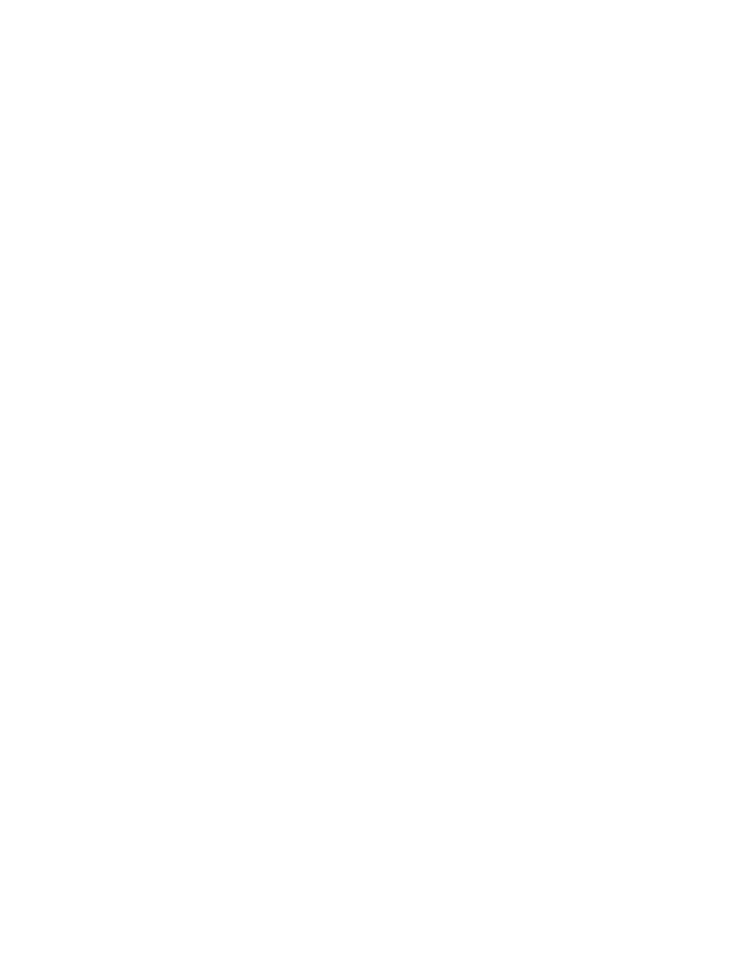
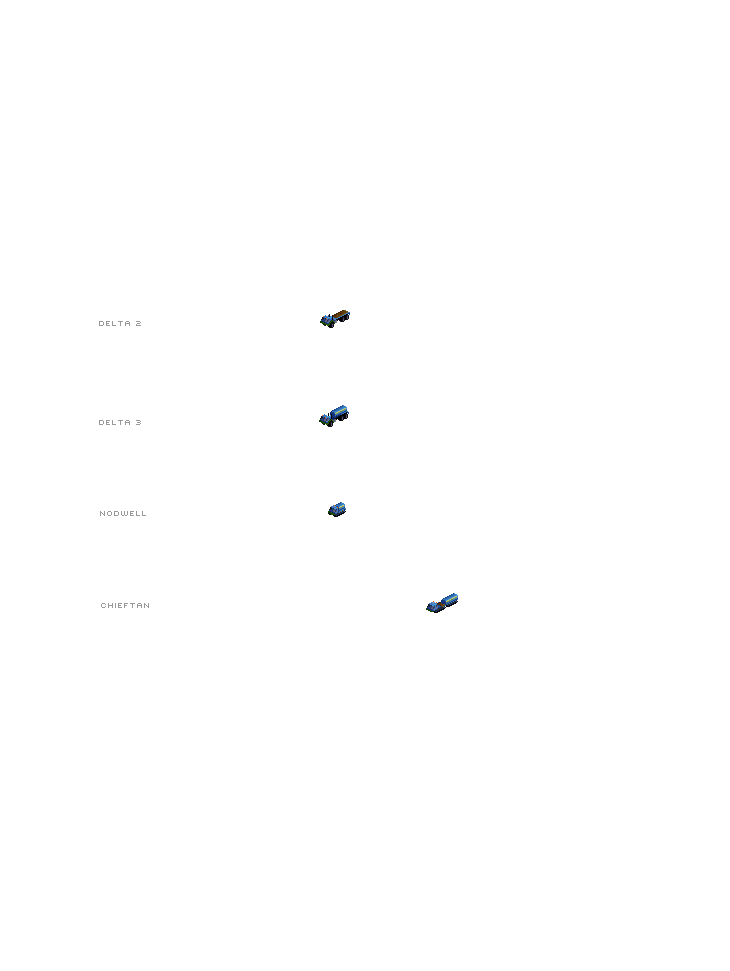
Revision of a layered 730x971 image; what changed, layer by layer:
showed group "Delta 2" (1st of 2) (7 layers) over [99, 310, 350, 328]
showed group "Delta 3" (1st of 2) (7 layers) over [99, 405, 349, 427]
showed group "Nodwell" (1st of 2) (8 layers) over [100, 502, 346, 517]
showed group "Chieftan" (1st of 2) (10 layers) over [101, 593, 458, 613]
